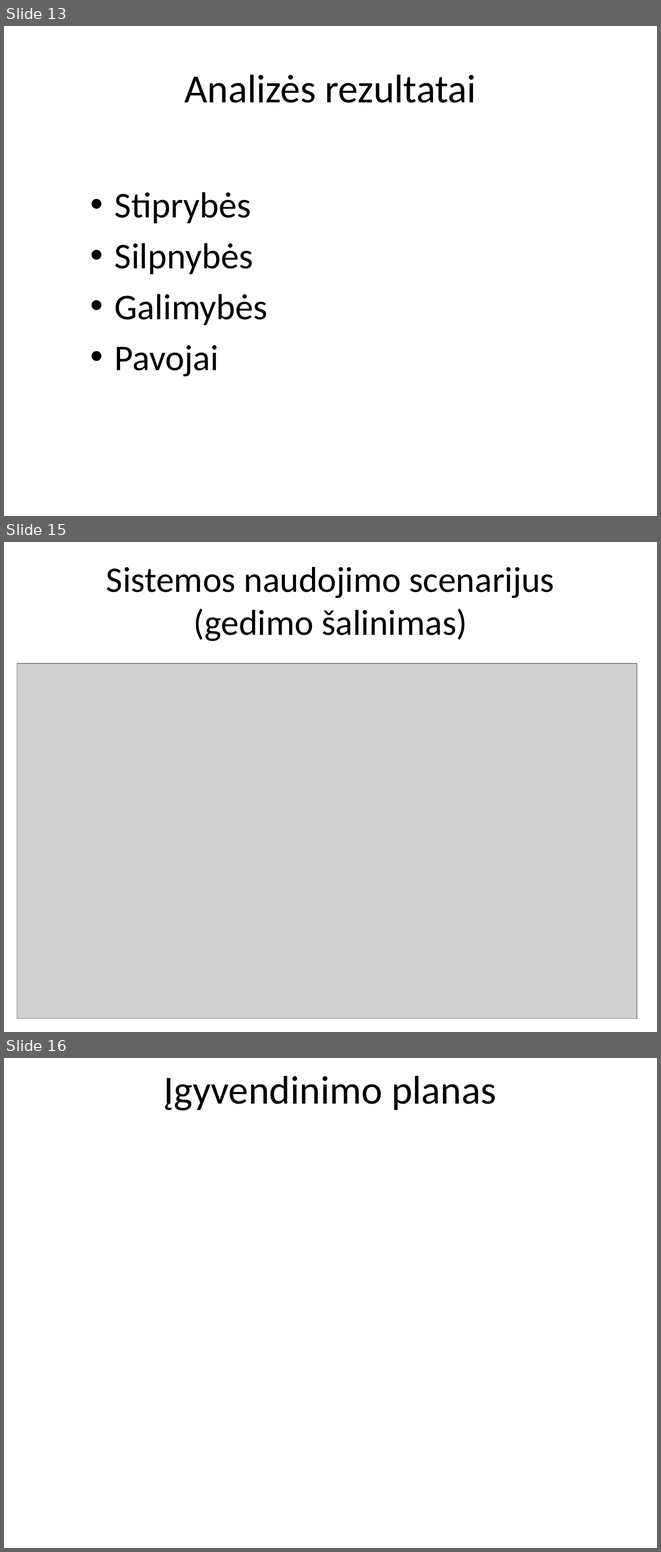
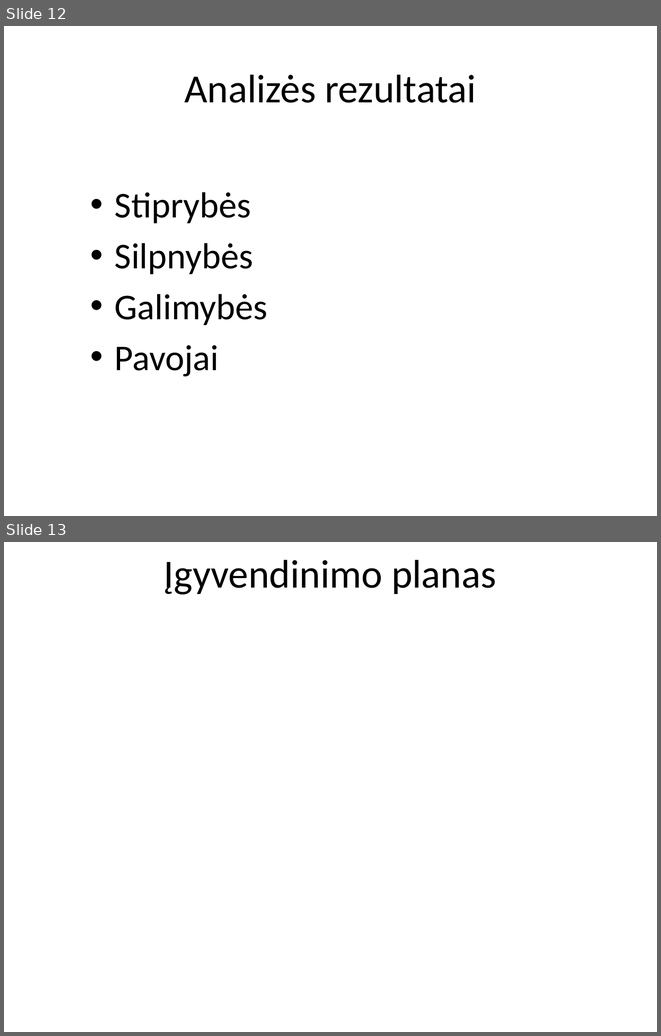
Before and after one commit to macro161/autoukis, a slide deck: Latex/Automatinė-ūkio-valdymo-sistema-III.pptx. Shown one above the other, each under a label of ours: slides 13, 15 and 16 before the commit, slides 12 and 13 after it; the slides between them are not shown. The pictures are 661x1552 and 661x1036 pixels, drawn with LibreOffice and Linux fonts; fonts in the diff are those of the drawing; grey boxes stand for pictures; background and template pictures are left out. Boxes give left, top, right and bottom in pixels: in the first picture for what was removed or moved away, otherwise in the second. Text is boxed around its words. In the diff, an @@ line names an element or a change of style, - is before the commit and + after.

```diff
--- a/Latex/Automatinė-ūkio-valdymo-sistema-III.pptx
+++ b/Latex/Automatinė-ūkio-valdymo-sistema-III.pptx
@@ slide 15 removed at [4, 542, 657, 1032], background #FFFFFF @@
@@ title removed at [106, 567, 554, 641] @@
-Sistemos naudojimo scenarijus (gedimo šalinimas)
@@ picture removed at [17, 663, 637, 1018] @@
@@ what was slide 13 is now slide 12 @@
@@ what was slide 16 is now slide 13 @@
```
Also in this commit, not shown: 1 slide changed, 2 other slides removed.
